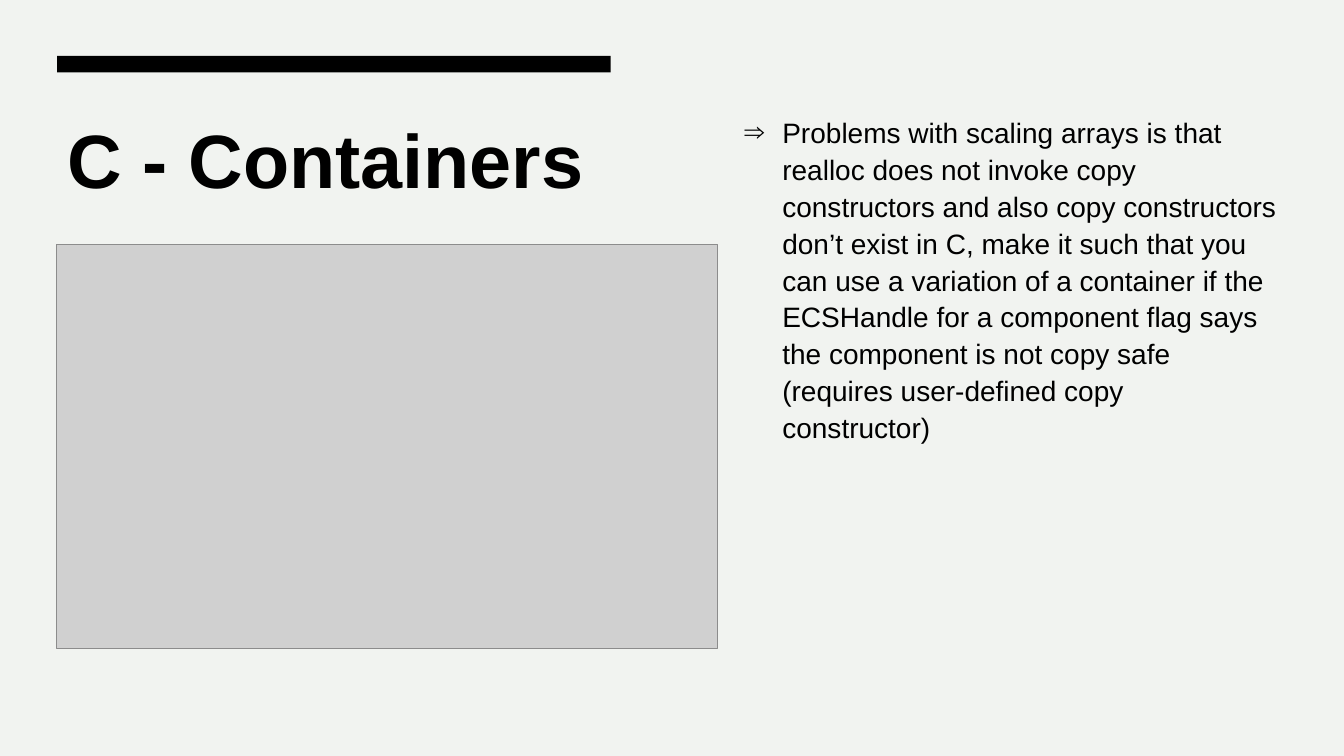
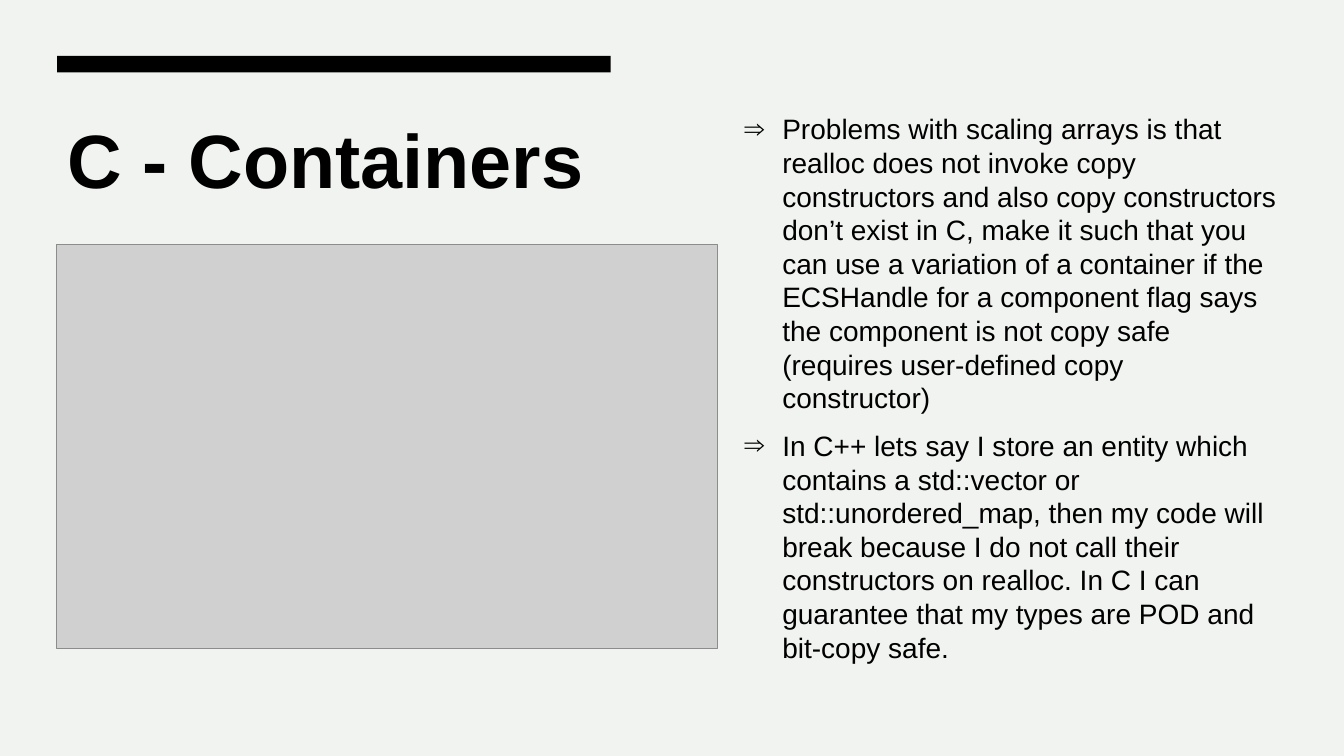
Before and after one commit to randomuserhi/Enter-the-Deep, a slide deck: slide 8 of Enter the Deep Devlog.pptx. Drawn at 1344x756 pixels with LibreOffice and Linux fonts; fonts in the diff are those of the drawing; grey boxes stand for pictures. Boxes give left, top, right and bottom in pixels: in the first picture for what was removed or moved away, otherwise in the second. Text is boxed around its words. In the diff, an @@ line names an element or a change of style, - is before the commit and + after.

```diff
--- a/Enter the Deep Devlog.pptx
+++ b/Enter the Deep Devlog.pptx
@@ text at bbox=[782, 118, 1276, 413]: line spacing 1.1 to 1 @@
@@ text at bbox=[782, 435, 1264, 663]: paragraph added @@
+⇒ In C++ lets say I store an entity which contains a std::vector or std::unordered_map, then my code will break because I do not call their constructors on realloc. In C I can guarantee that my types are POD and bit-copy safe.
```
Also in this commit, not shown: 13 other files.
